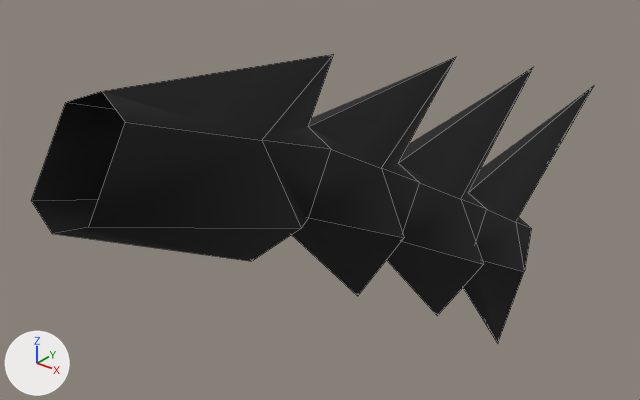
The FBX model Assets/MMM/Models/Character/MYO/tail_5.fbx, before and after one commit.
Rendered twice from a 50 mm camera at (0.529, 0.06, 1.02) aimed at (-0.111, 0.861, 0.524). The axes (+X, +Y, +Z) are drawn at lower left. The lights are the same throughout. Mesh edges are drawn as thin lines. Where no turn or scale is listed for an object, it has been applied to the vertices.

Names of what the first picture shows: 'tail_5'.
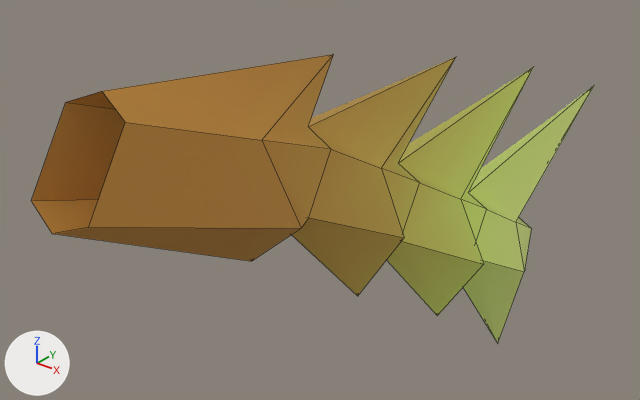
Where the newer file only moved an object's origin or applied its transform, the numbers keep the older frame.

Where the change shows, as pixel boxes (x1, y1, x2, y2) in the pictures (640 x 400 px):
'tail_5', surface changed (black to brown): (31, 54, 594, 343) in both

What changed in the scene script:
```text
Add img_tail_5_png:
    img_tail_5_png = load_image('tail_5.png', 'Materials/Textures/tail_5.png', 128, 128, 'sRGB')
Change mat_tail_5_mat:
    remove mat_tail_5_mat.base_color = (0.0, 0.0, 0.0)  # black #000000
    add mat_tail_5_mat.texture = img_tail_5_png
```
